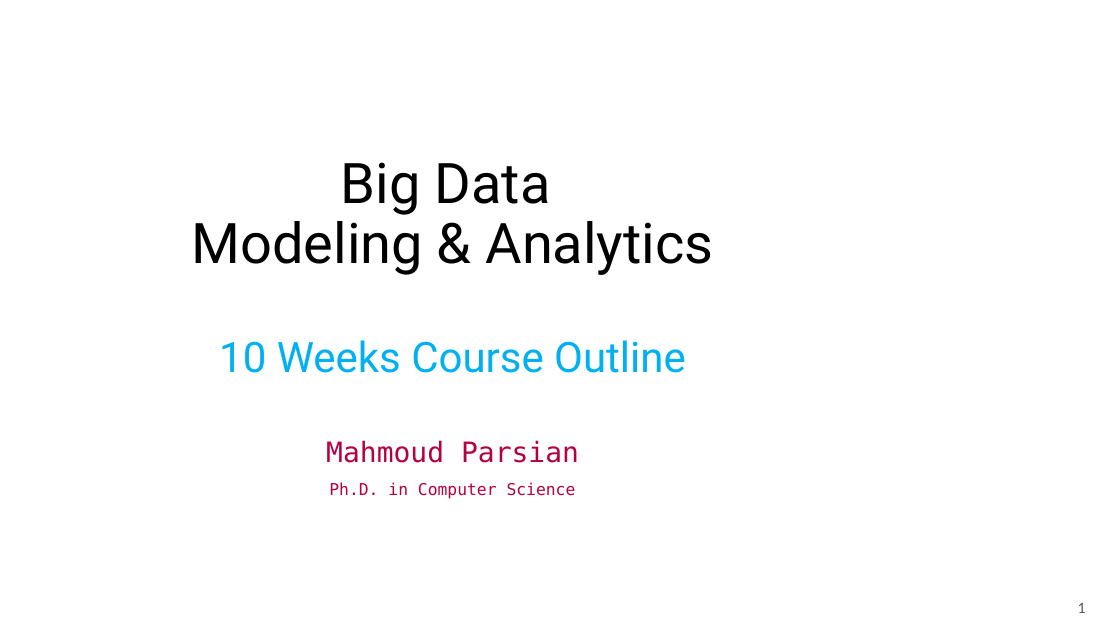
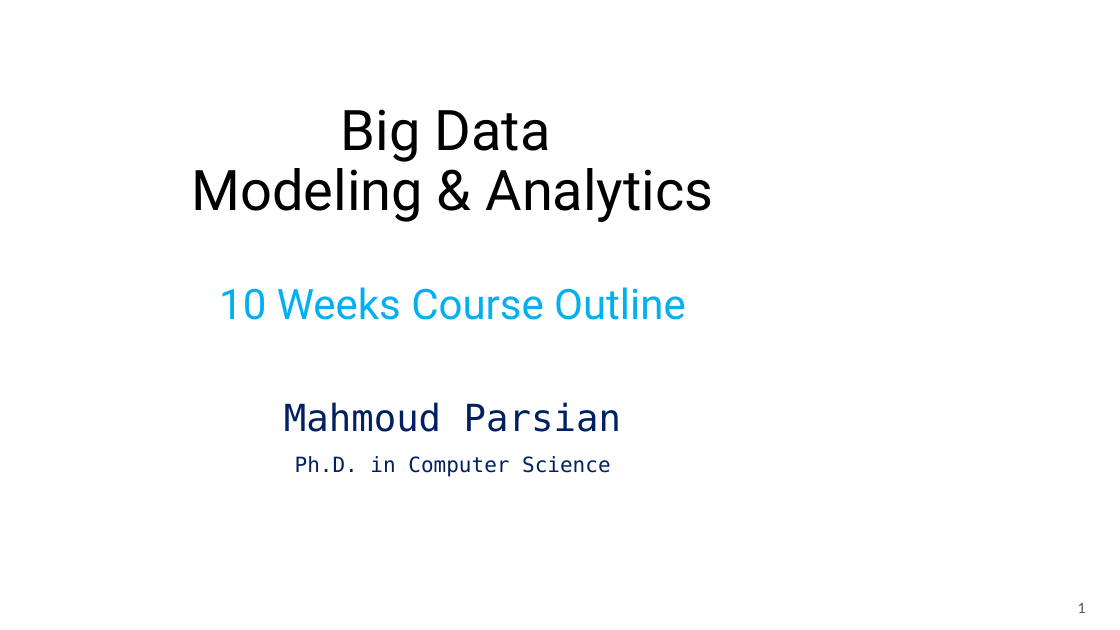
Before and after one commit to mahmoudparsian/big-data-modeling, a slide deck: slide 1 of course_information/COURSE_OUTLINE_10_WEEKS.pptx. Drawn at 1120x630 pixels with LibreOffice and Linux fonts; fonts in the diff are those of the drawing; background and template pictures are left out. Boxes give left, top, right and bottom in pixels: in the first picture for what was removed or moved away, otherwise in the second. Text is boxed around its words. In the diff, an @@ line names an element or a change of style, - is before the commit and + after.

```diff
--- a/course_information/COURSE_OUTLINE_10_WEEKS.pptx
+++ b/course_information/COURSE_OUTLINE_10_WEEKS.pptx
@@ title "Big Data Modeling & Analytics ...": place and size @@
-title "Big Data Modeling & Analytics ..." at bbox=[191, 162, 714, 373]
+title "Big Data Modeling & Analytics ..." at bbox=[191, 109, 714, 320]
@@ subtitle "Mahmoud Parsian": place and size @@
-subtitle "Mahmoud Parsian" at bbox=[326, 440, 579, 499]
+subtitle "Mahmoud Parsian" at bbox=[284, 402, 621, 477]
@@ subtitle "Mahmoud Parsian" at bbox=[284, 402, 621, 477]: size 24 to 32 pt in "Mahmoud Parsian"; text colour #B50043 to #002060; size 14 to 18 pt in "Ph.D. in Computer Science" @@
```
Also in this commit, not shown: 8 other slides changed, 1 other file.
